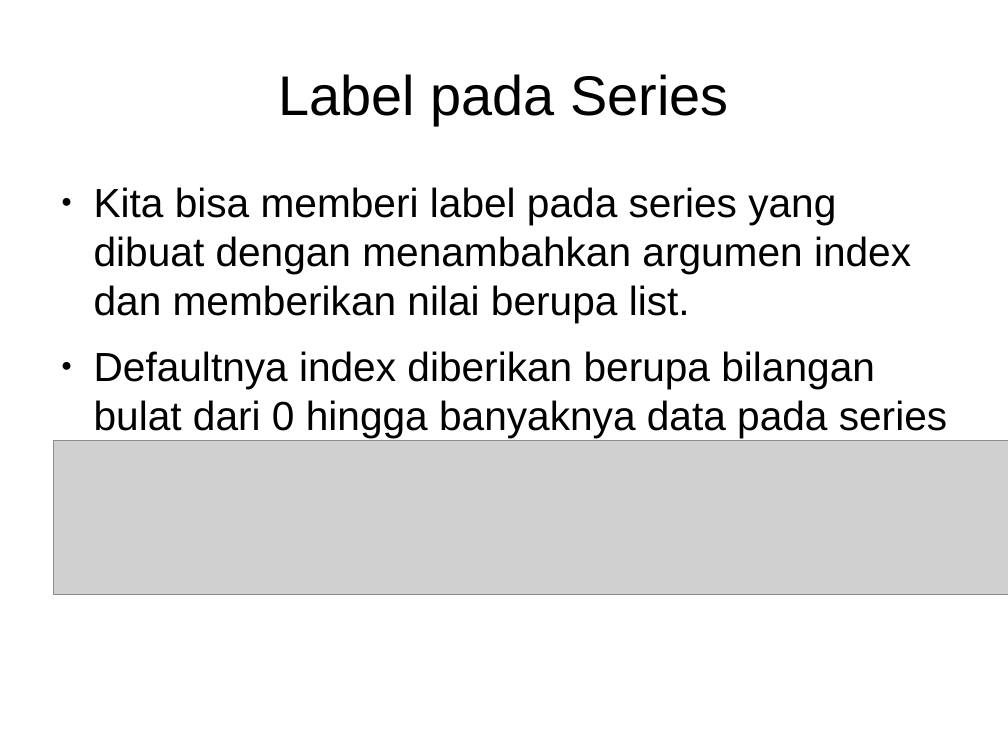
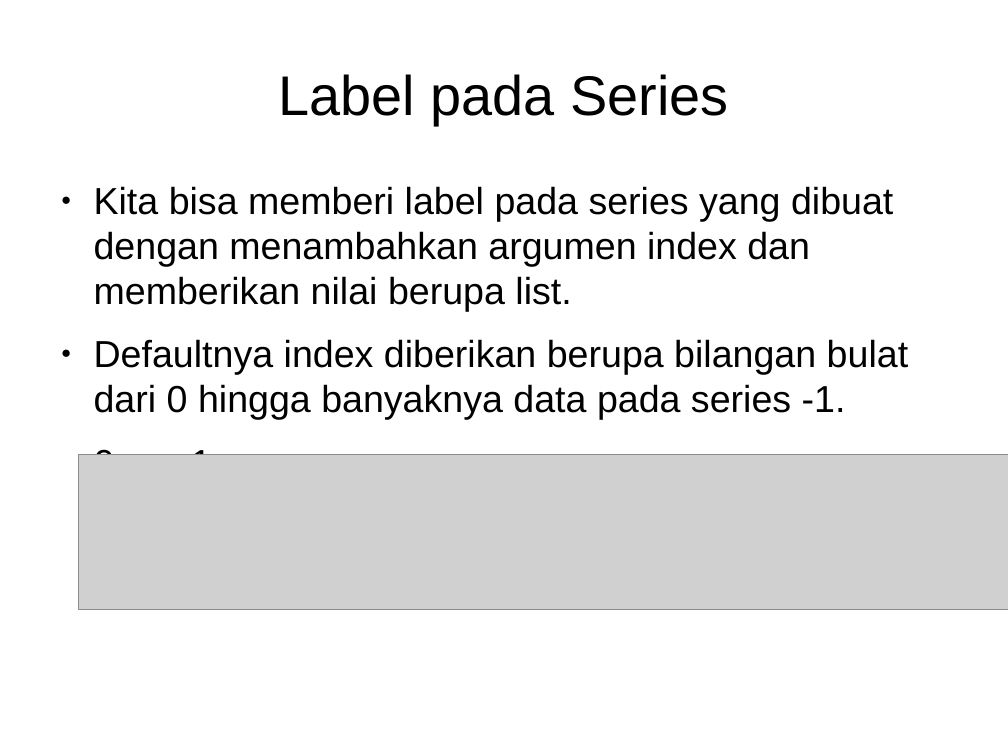
Before and after one commit to Arasy/SlidePythonDataScience, a slide deck: slide 4 of Ch3-Pandas.odp. Drawn at 1008x756 pixels with LibreOffice and Linux fonts; fonts in the diff are those of the drawing; grey boxes stand for pictures. Boxes give left, top, right and bottom in pixels: in the first picture for what was removed or moved away, otherwise in the second. Text is boxed around its words. In the diff, an @@ line names an element or a change of style, - is before the commit and + after.

```diff
--- a/Ch3-Pandas.odp
+++ b/Ch3-Pandas.odp
@@ text at (94, 186, 908, 420): size 32 to 29.6 pt @@
@@ text at (94, 446, 211, 455): paragraph added @@
+0 ~ n-1
@@ picture: place and size @@
-picture at (53, 440, 1008, 595)
+picture at (79, 455, 1008, 609)
```
Also in this commit, not shown: 8 other slides changed, 2 slides added, 1 other file.
